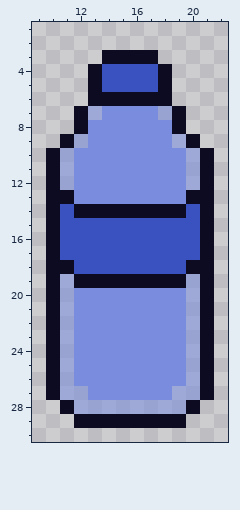
Pixel-art file, stored at aseprite/bottle.aseprite. This is how it looked before the edit.
32x32 pixels, 1 frame. Shown: x 9..22, y 1..30.
New version:
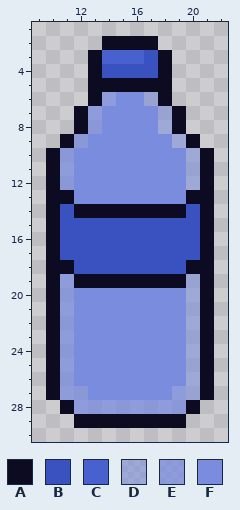
Palette (. is transparent): A #0d0b22  B #3a52c0  C #4961ce  D #7a8cde8c  E #7a8cdec1  F #7a8cde
Edits made:
Colour A now appears in row 2 at x 14 to 17; in row 3 at x 13 and 18.
The author changed colour B to colour A in row 5 at x 14 to 17.
The author changed colour A to colour B in row 3 at x 17.
The author changed colour A to colour C in row 3 at x 14 to 16.
The author changed colour A to colour D in row 6 at x 17.
The author changed colour F to colour D in row 8 at x 18.
The author changed colour A to colour E in row 6 at x 14.
The author changed colour D to colour E in row 7 at x 13; in row 9 at x 12; in rows 10 to 12 at x 11; in rows 19 to 26 at x 11; in row 27 at x 11 to 12 and 19; in row 28 at x 12 to 19.
The author changed colour F to colour E in row 8 at x 13.
The author changed colour A to colour F in row 6 at x 15 to 16.
Pixel boxes of the changes (left, top, right, bottom) in both pictures:
changed: (60, 36, 172, 190)
changed: (60, 274, 186, 414)
